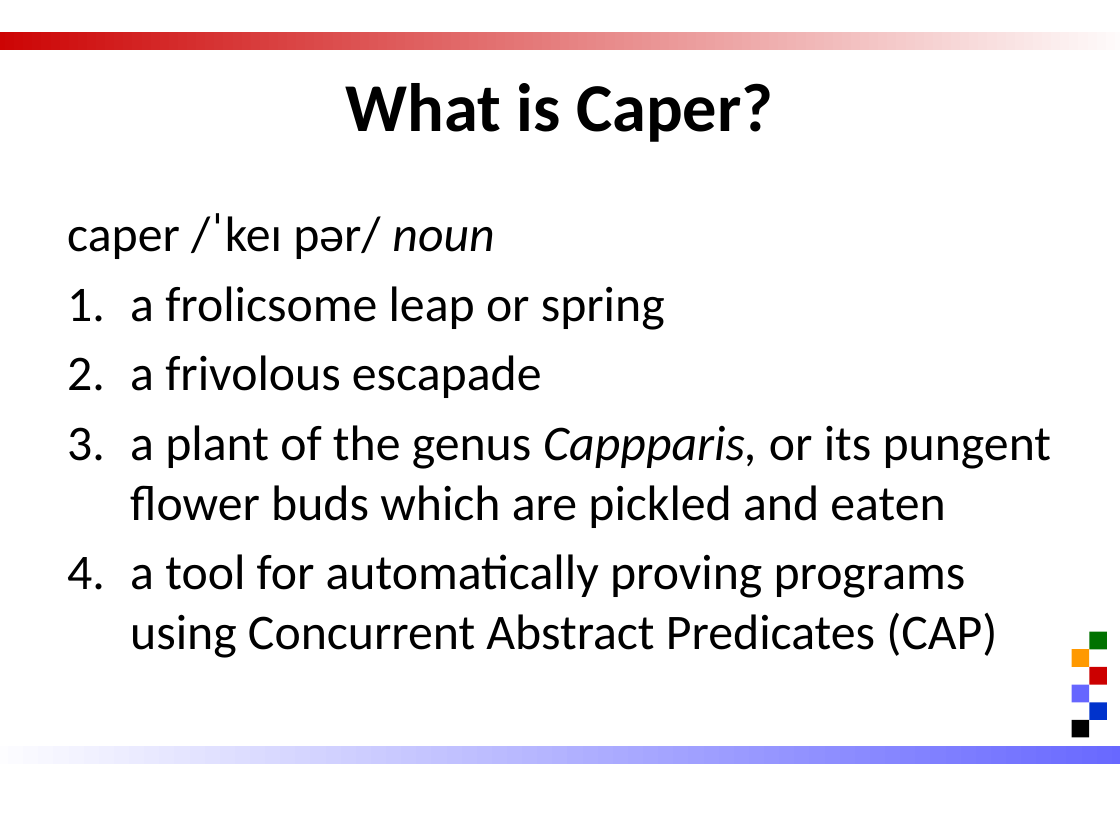
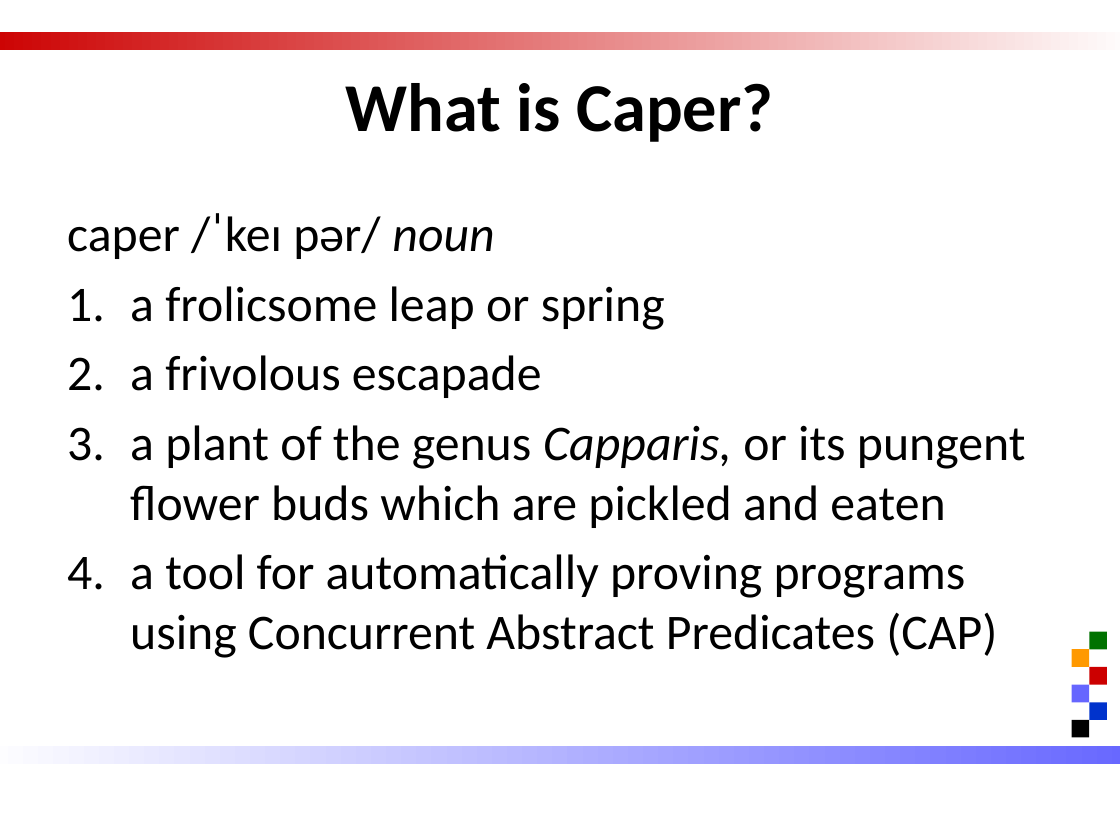
Before and after one commit to caper-tool/caper, a slide deck: slide 2 of docs/caper.pptm. Drawn at 1120x840 pixels with LibreOffice and Linux fonts; fonts in the diff are those of the drawing. Boxes give left, top, right and bottom in pixels: in the first picture for what was removed or moved away, otherwise in the second. Text is boxed around its words. In the diff, an @@ line names an element or a change of style, - is before the commit and + after.

```diff
--- a/docs/caper.pptm
+++ b/docs/caper.pptm
@@ text at [130, 425, 1026, 528]: text changed @@
-3. a plant of the genus Cappparis, or its pungent flower buds which are pickled and eaten
+3. a plant of the genus Capparis, or its pungent flower buds which are pickled and eaten
```
Also in this commit, not shown: 1 other file.
